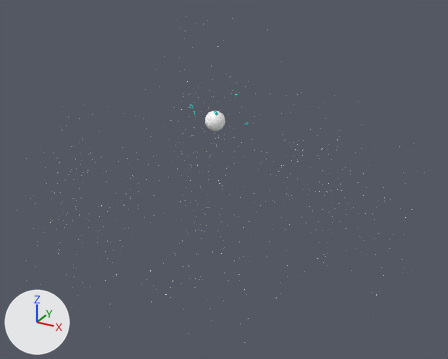
The Blender file models.blend, before and after one commit.
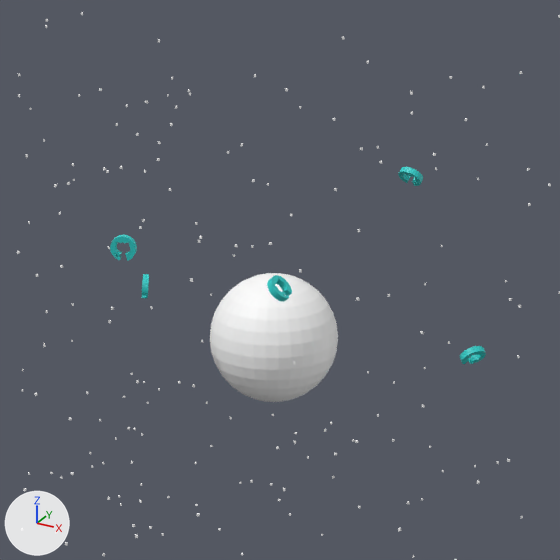
Each version appears first whole from a 50 mm camera at (498.0, -874.0, 332.0) aimed at (23.0, -11.0, -99.0), and next in a close-up on the part from 38% to 58% of the width and 19% to 44% of the height. The axes (+X, +Y, +Z) are drawn at lower left. The lights are the same throughout. The older version's two pictures come first.
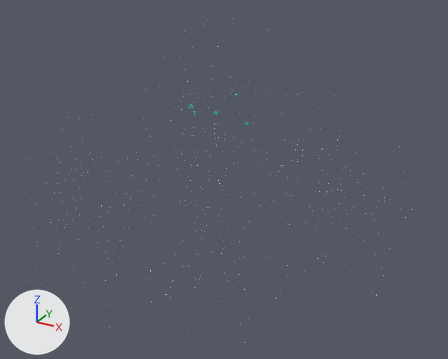
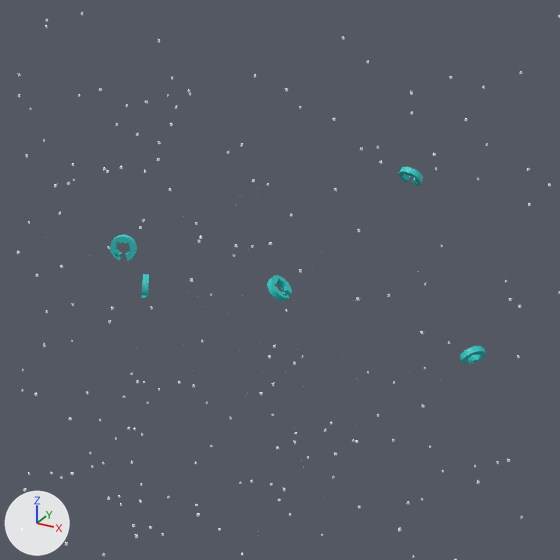
Pixel boxes (x1, y1, x2, y2) of what changed, in the close-ups (560 x 560 px):
'Sphere', hidden: before (210, 273, 338, 402)

Diff of the bpy script that builds the scene:
```diff
--- a/models.blend.py
+++ b/models.blend.py
@@ ob_sphere @@
 ob_sphere.location = (0.0, 0.0, 0.0)
+ob_sphere.hide_set(True)
```
